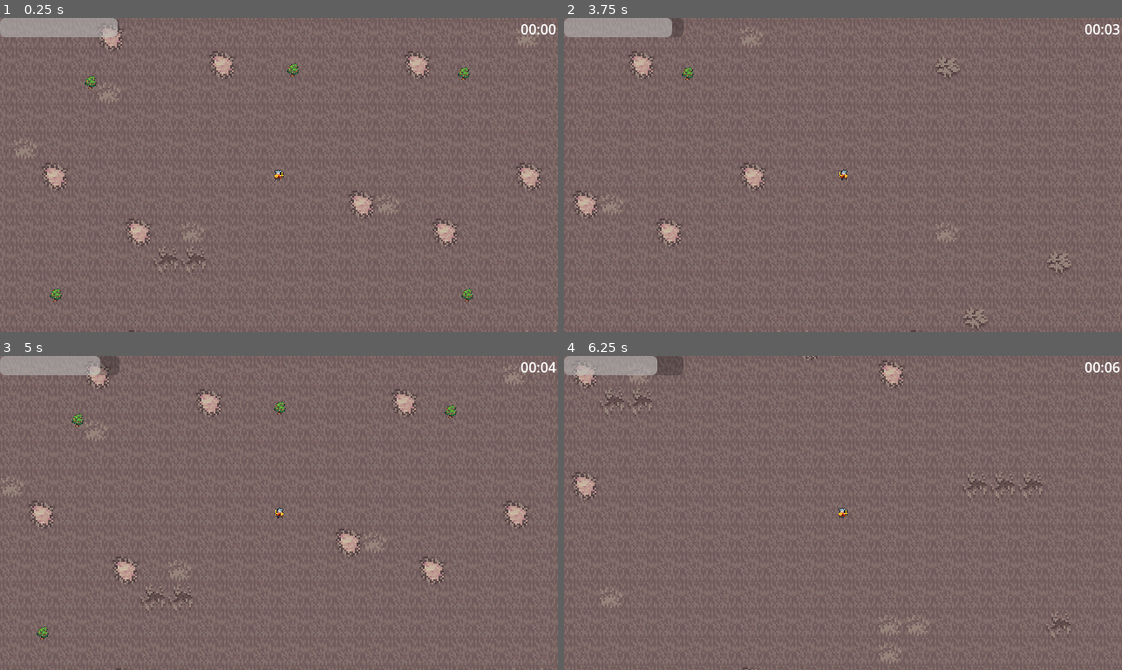
Above: before the commit, frames 1-4 (two rows, left to right).
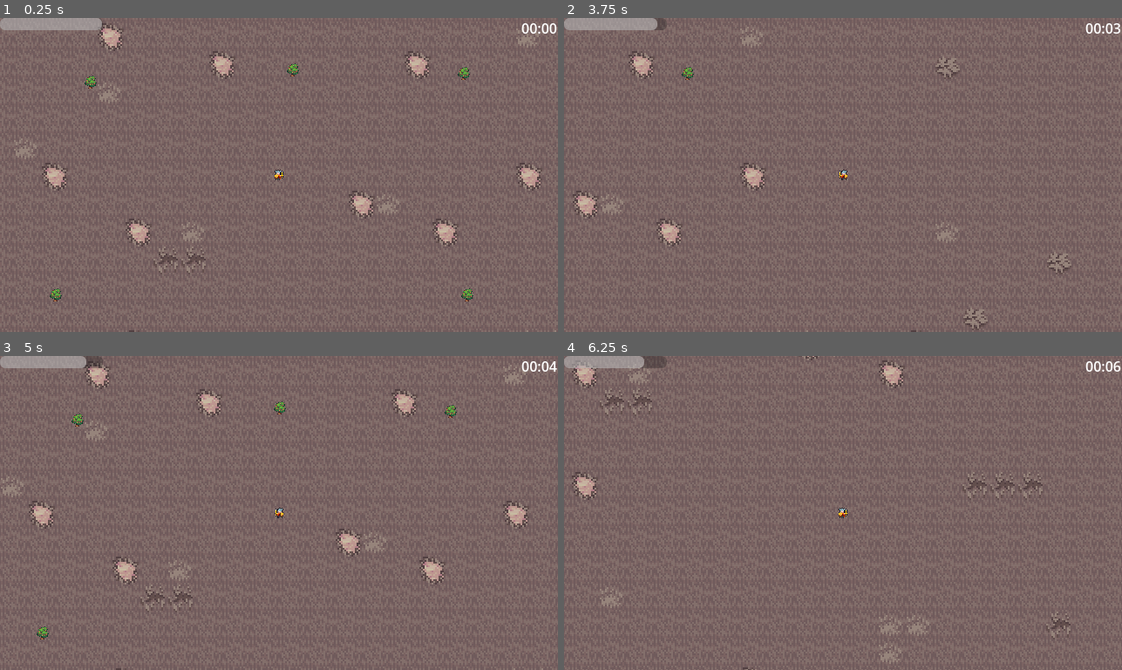
Above: after the commit, the same moments.

Repository: DevLucasOnly/DevLucasOnly-SurviveGD-Prototipo-de-Sobrevivencia-2D
Game: Godot game, scene res://scenes/world.tscn
Two runs of this game, one before a commit and one after it. Both use one fixed random seed, a clock stepped at 60 frames per second and the inputs below.
Inputs:
- Up to frame 1 (0.25 s): no input
- Up to frame 2 (3.75 s): tap Enter at 0.5 s; hold D (move_right) 0.53-1.28 s; hold S (move_down) 1.28-2.03 s; hold D (move_right) 2.03-2.78 s; hold W (move_up) 2.78-3.53 s; hold A (move_left) from 3.53 s (still down)
- Up to frame 3 (5 s): keep holding A (move_left)
- Up to frame 4 (6.25 s): release A (move_left) at 5.03 s; hold S (move_down) 5.03-5.78 s; hold D (move_right) from 5.78 s (still down)

The runs differ from the first frame. In frame 1, 0.7% of the frame differs, in the area x 0-100%, y 0-7%; in frame 2, 0.8%; in frame 3, 0.8%; in frame 4, 0.8%.

Commit message:
Ajuste no ProgressBar e no Label

Diff:
--- a/scenes/hud.tscn
+++ b/scenes/hud.tscn
@@ -6,13 +6,16 @@
 script = ExtResource("1_ahhtf")
 
 [node name="BarraHumanidade" type="ProgressBar" parent="." unique_id=716565313]
-offset_right = 137.0
-offset_bottom = 22.0
+offset_right = 118.0
+offset_bottom = 14.0
 show_percentage = false
 
 [node name="TempoLabel" type="Label" parent="." unique_id=1135590263]
-offset_left = 597.0
-offset_top = 1.0
-offset_right = 639.0
-offset_bottom = 24.0
+anchors_preset = 1
+anchor_left = 1.0
+anchor_right = 1.0
+offset_left = -42.0
+offset_bottom = 23.0
+grow_horizontal = 0
 text = "00:00"
+horizontal_alignment = 2
